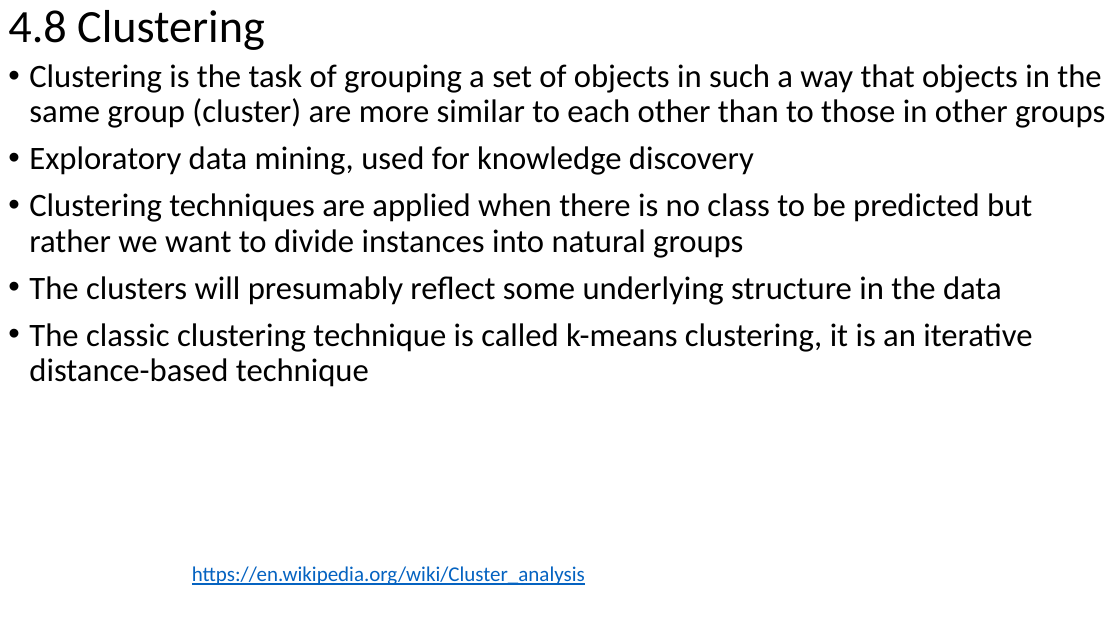
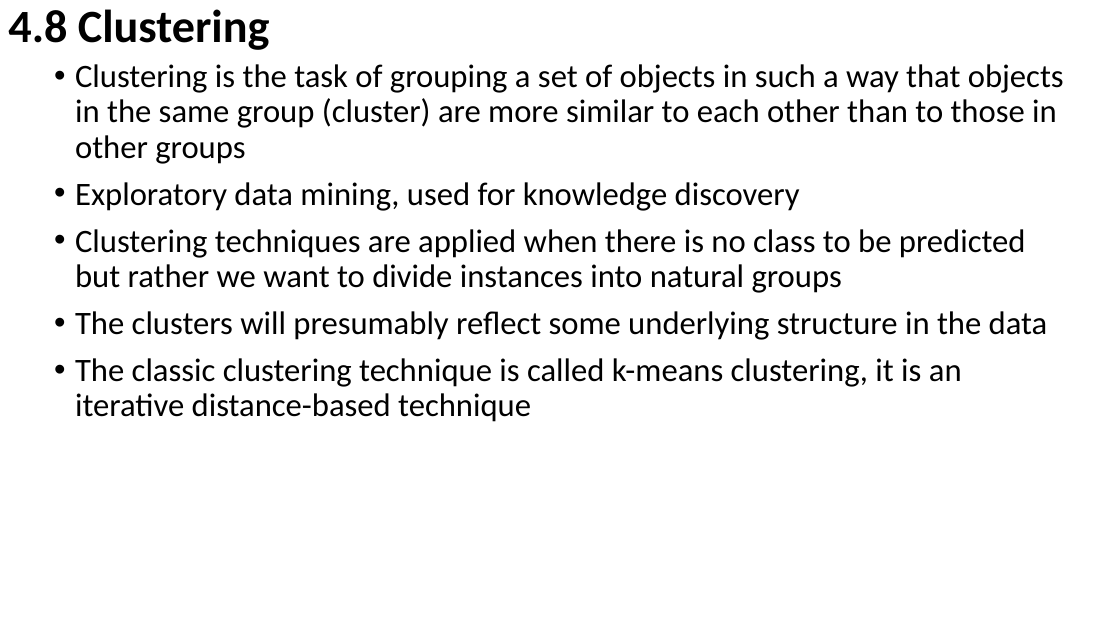
Before and after one commit to russellu/cs405, a slide deck: slide 9 of Lecture_10.pptx. Drawn at 1120x630 pixels with LibreOffice and Linux fonts; fonts in the diff are those of the drawing. Boxes give left, top, right and bottom in pixels: in the first picture for what was removed or moved away, otherwise in the second. Text is boxed around its words. In the diff, an @@ line names an element or a change of style, - is before the commit and + after.

```diff
--- a/Lecture_10.pptx
+++ b/Lecture_10.pptx
@@ title "4.8 Clustering" at (x1=8, y1=9, x2=269, y2=50): bold on @@
@@ text "Clustering is the task of ..." rewrapped from (x1=29, y1=64, x2=1105, y2=387) to (x1=75, y1=64, x2=1064, y2=422) @@
@@ text removed at (x1=192, y1=566, x2=585, y2=585) @@
-https://en.wikipedia.org/wiki/Cluster_analysis
```
Also in this commit, not shown: 10 other slides changed, 4 slides added, 1 slide removed, 3 other files.
